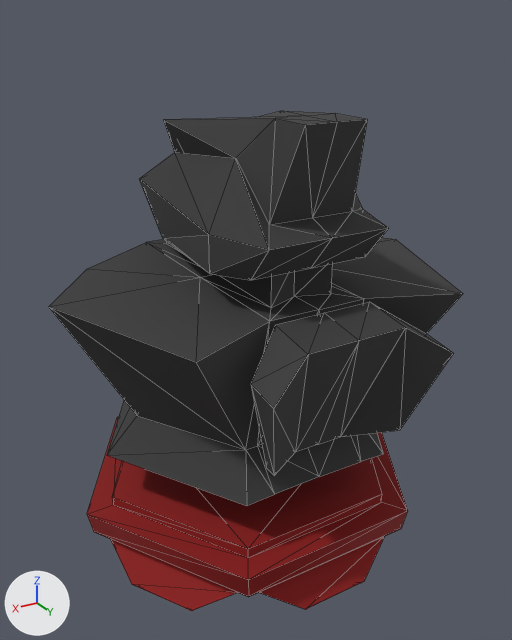
What one commit did to the FBX model Assets/Models/KillMachine.FBX.
Camera for both pictures: a 50 mm lens placed at (0.982, 1.691, 2.056), pointed at (-0.002, 0.052, 1.236). The axes (+X, +Y, +Z) are drawn at lower left. The lights are the same throughout. Mesh edges are drawn as thin lines. Where no turn or scale is listed for an object, it has been applied to the vertices. Vertices at the same position are counted once.
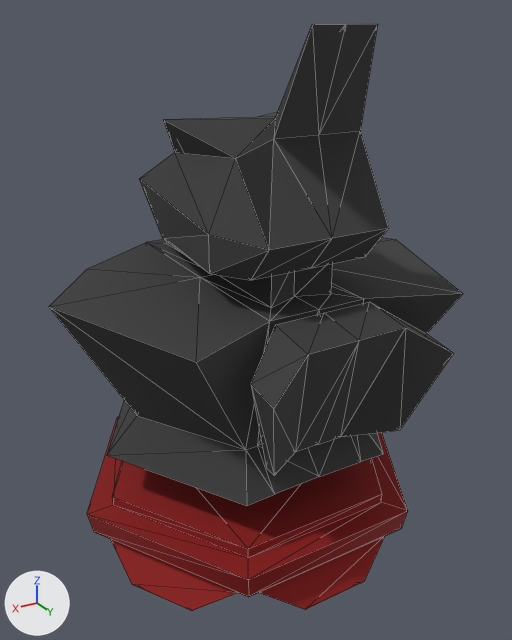
What differs and where, as boxes (x1, y1, x2, y2) in the pictures (512 x 640 px; the box of a moved part takes in the faces that stretch with it):
```json
{"object": "Object001", "change": "reshaped", "before": [49, 111, 463, 506], "after": [49, 24, 463, 506], "on screen": "22% taller"}
{"part": 1, "of": "me_mesh_001", "change": "moved or reshaped", "before": [236, 113, 388, 250], "after": [236, 24, 389, 250]}
```

The change, as JSON lines over the scene's bpy script:
```json
{"block": "me_mesh_001", "where": "me_mesh_001.from_pydata(...)  # 149 vertices, 292 faces; spans x -0.572..0.572, y -0.53..0.578, z 0.168..1.125"}
{"block": "me_mesh_001", "where": "# used by ob_object001; location = (0.004, -0.001, 0.716)"}
{"block": "me_mesh_001", "where": "# before: 61 (0.084, 0.409, 1.125) at pixel (305, 124), 62 (0.0, 0.409, 1.125) at pixel (337, 121), 63 (-0.084, 0.409, 1.125) at pixel (367, 119), 83 (0.121, 0.326, 0.891) at pixel (269, 224), 84 (0.0, 0.326, 0.891) at pixel (312, 217)"}
{"block": "me_mesh_001", "where": "# before: 85 (-0.121, 0.326, 0.891) at pixel (352, 211)"}
{"block": "me_mesh_001", "change": "me_mesh_001 part 1"}
{"op": "add", "block": "me_mesh_001", "code": "for i in [61, 62, 63, 83, 84, 85]: me_mesh_001.vertices[i].co += Vector((0.0, 0.015, 0.198))"}
```
